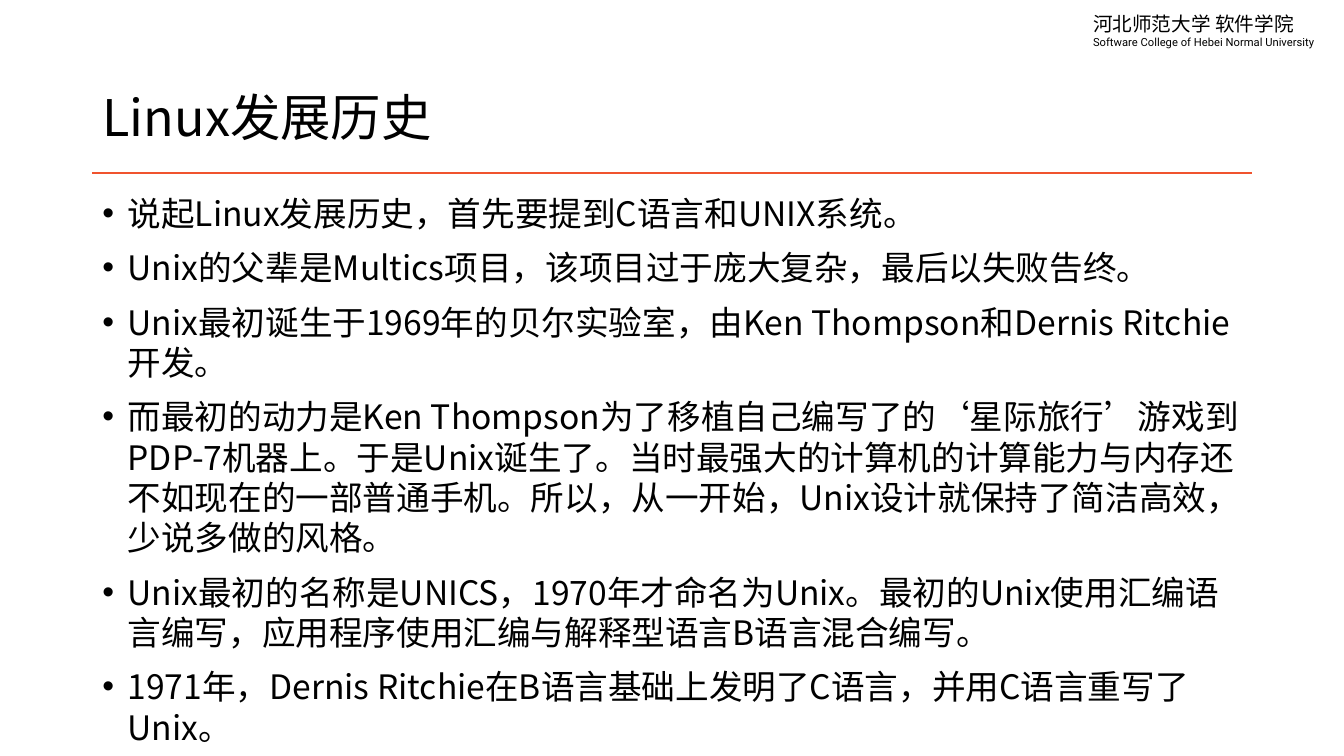
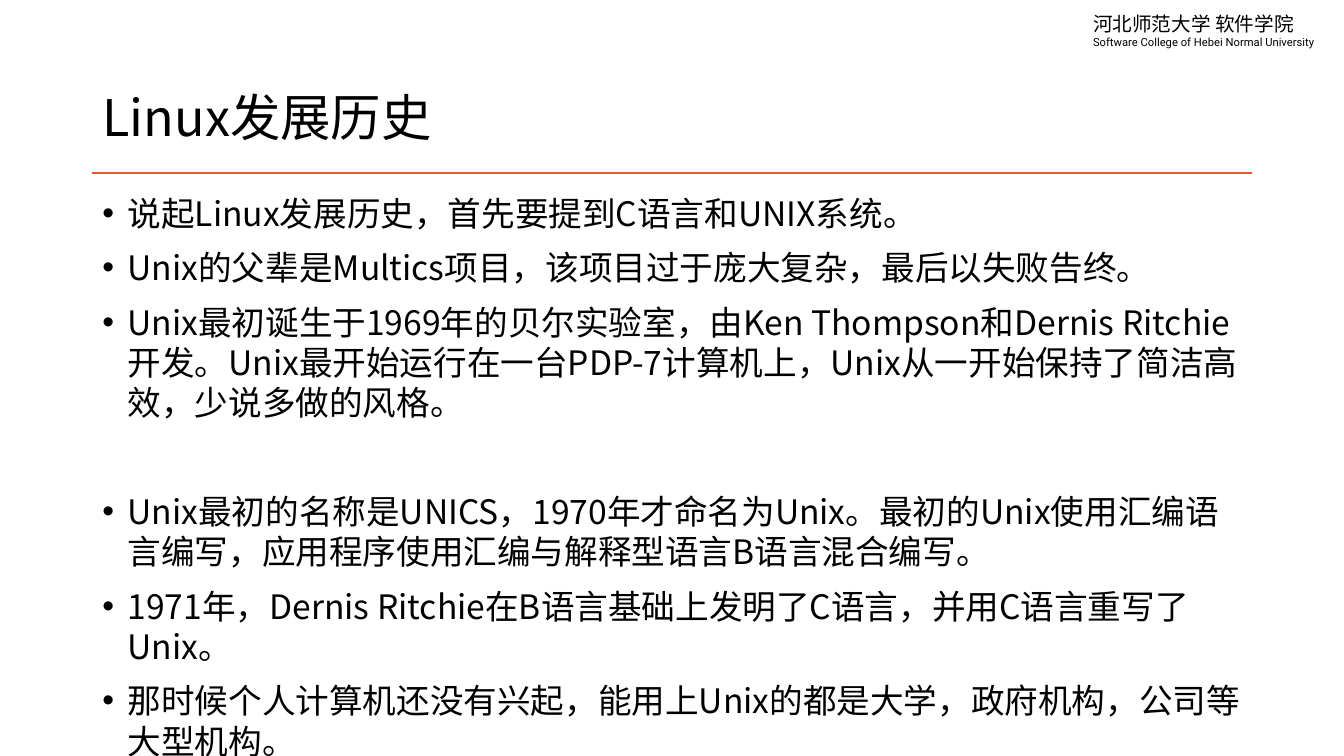
Before and after one commit to edu2act/course-linux-system, a slide deck: slide 3 of materials/slides/ch01-linux-history-and-install.pptx. Drawn at 1344x756 pixels with LibreOffice and Linux fonts; fonts in the diff are those of the drawing. Boxes give left, top, right and bottom in pixels: in the first picture for what was removed or moved away, otherwise in the second. Text is boxed around its words. In the diff, an @@ line names an element or a change of style, - is before the commit and + after.

```diff
--- a/materials/slides/ch01-linux-history-and-install.pptx
+++ b/materials/slides/ch01-linux-history-and-install.pptx
@@ text at box(128, 306, 1238, 419): text changed @@
-• Unix最初诞生于1969年的贝尔实验室，由Ken Thompson和Dernis Ritchie开发。
-• 而最初的动力是Ken Thompson为了移植自己编写了的‘星际旅行’游戏到PDP-7机器上。于是Unix诞生了。当时最强大的计算机的计算能力与内存还不如现在的一部普通手机。所以，从一开始，Unix设计就保持了简洁高效，少说多做的风格。
+• Unix最初诞生于1969年的贝尔实验室，由Ken Thompson和Dernis Ritchie开发。Unix最开始运行在一台PDP-7计算机上，Unix从一开始保持了简洁高效，少说多做的风格。
@@ text at box(128, 684, 1240, 756): paragraph added @@
+• 那时候个人计算机还没有兴起，能用上Unix的都是大学，政府机构，公司等大型机构。
```
Also in this commit, not shown: 4 other slides changed, 5 other files.
